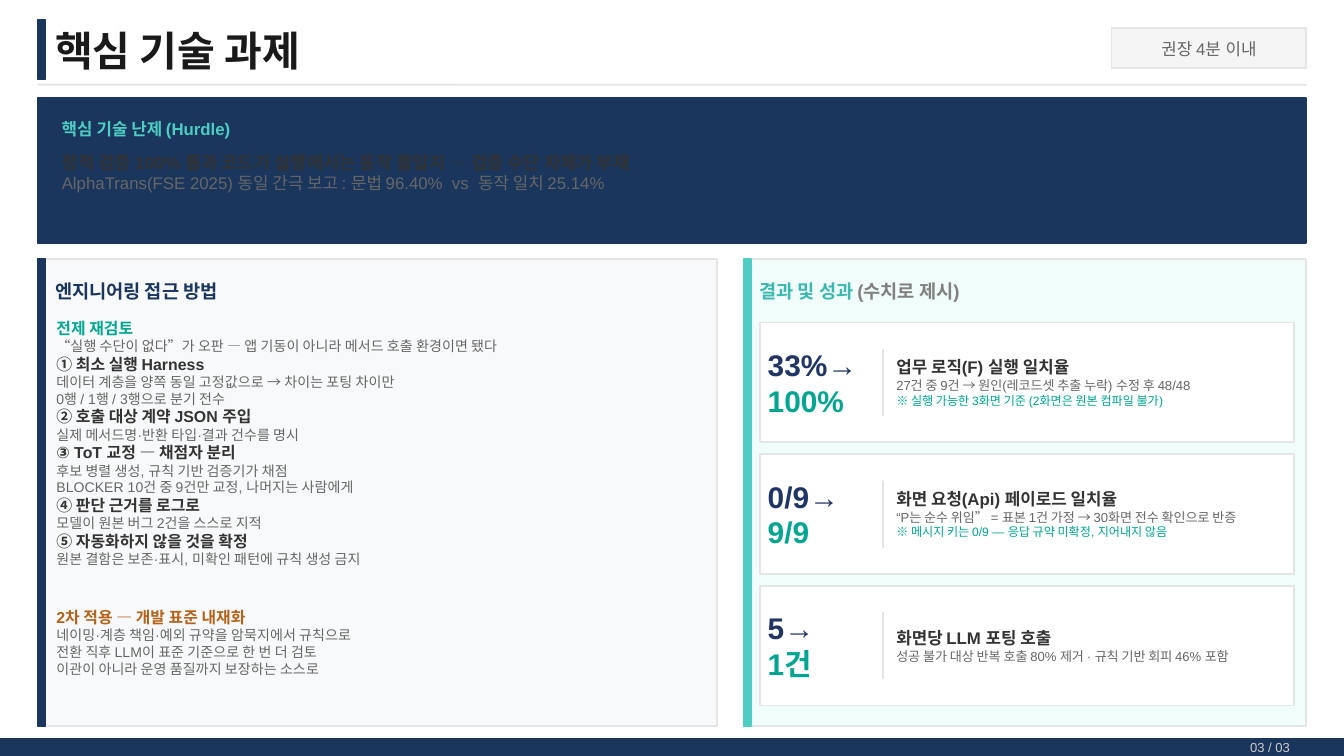
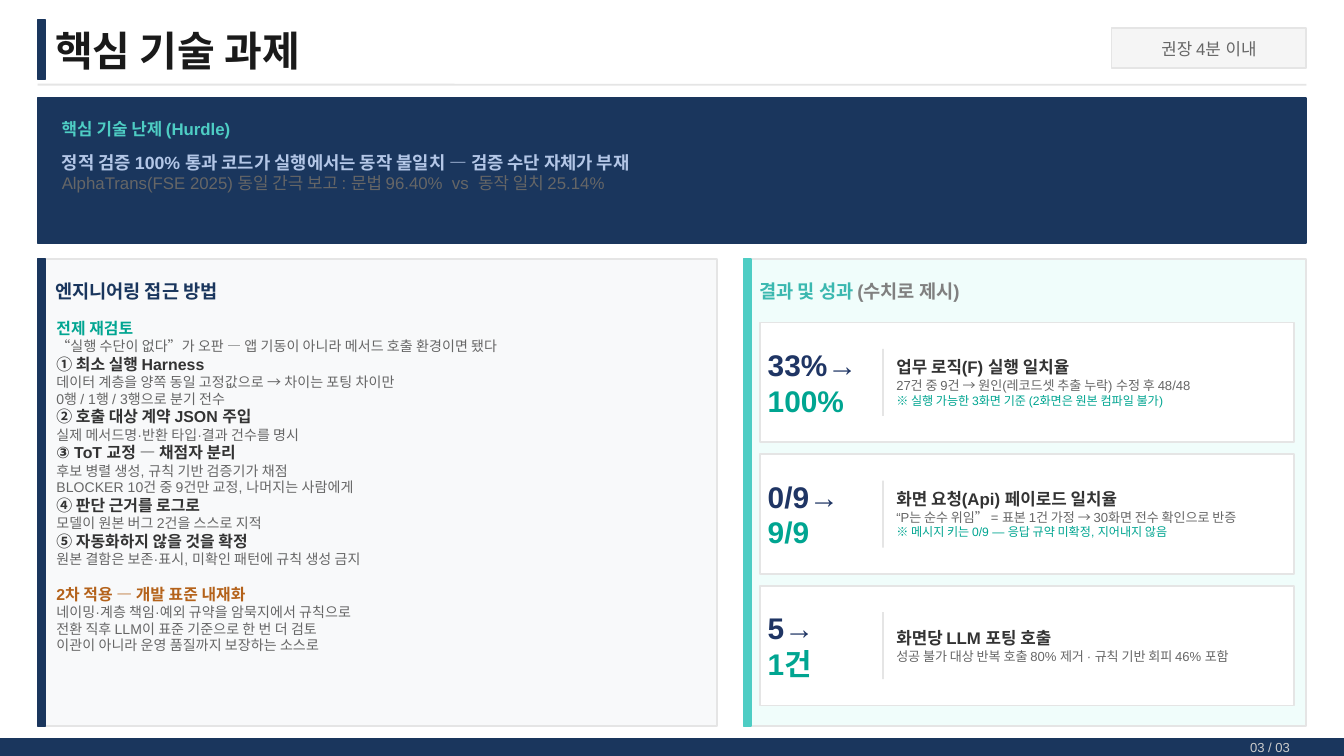
Before and after one commit to jesoomin/TransGscm, a slide deck: slide 4 of docs/weekly/assets/최종발표장표.pptx. Drawn at 1344x756 pixels with LibreOffice and Linux fonts; fonts in the diff are those of the drawing. Boxes give left, top, right and bottom in pixels: in the first picture for what was removed or moved away, otherwise in the second. Text is boxed around its words. In the diff, an @@ line names an element or a change of style, - is before the commit and + after.

```diff
--- a/docs/weekly/assets/최종발표장표.pptx
+++ b/docs/weekly/assets/최종발표장표.pptx
@@ text at [62,154,630,171]: text colour #333333 to #B4C7E7 in "정적 검증 100% 통과 코드가 실행에서는 동작 ..." @@
@@ text "전제 재검토" rewrapped from [56,320,497,675] to [56,320,497,651] @@
```
Also in this commit, not shown: 2 other slides changed, 1 other file.
